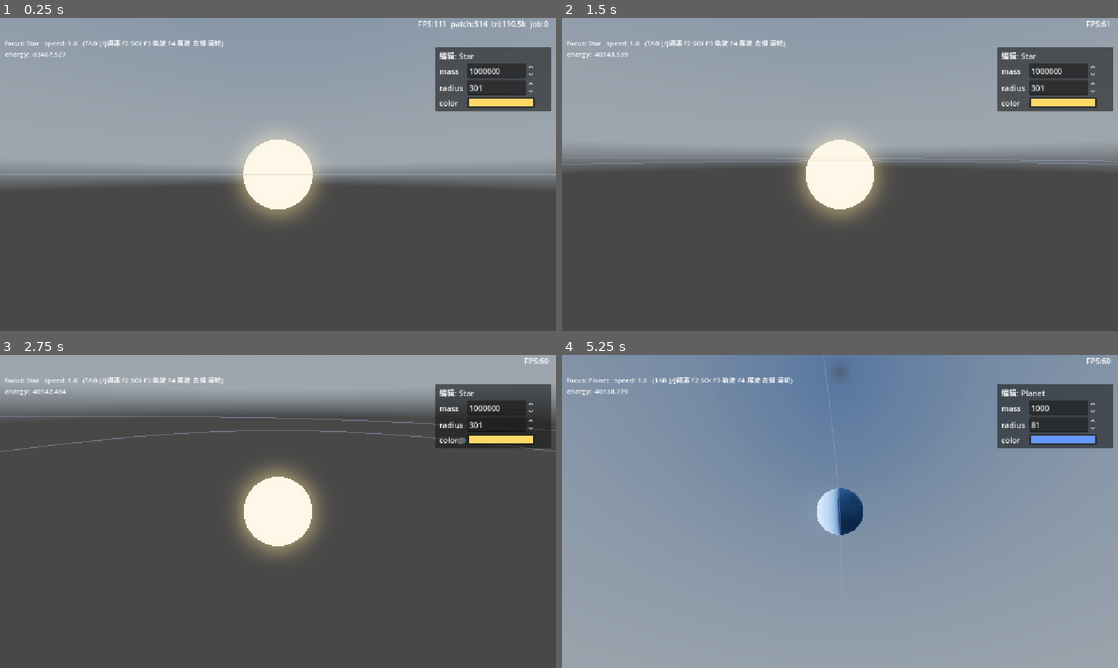
Above: before the commit, frames 1-4 (two rows, left to right).
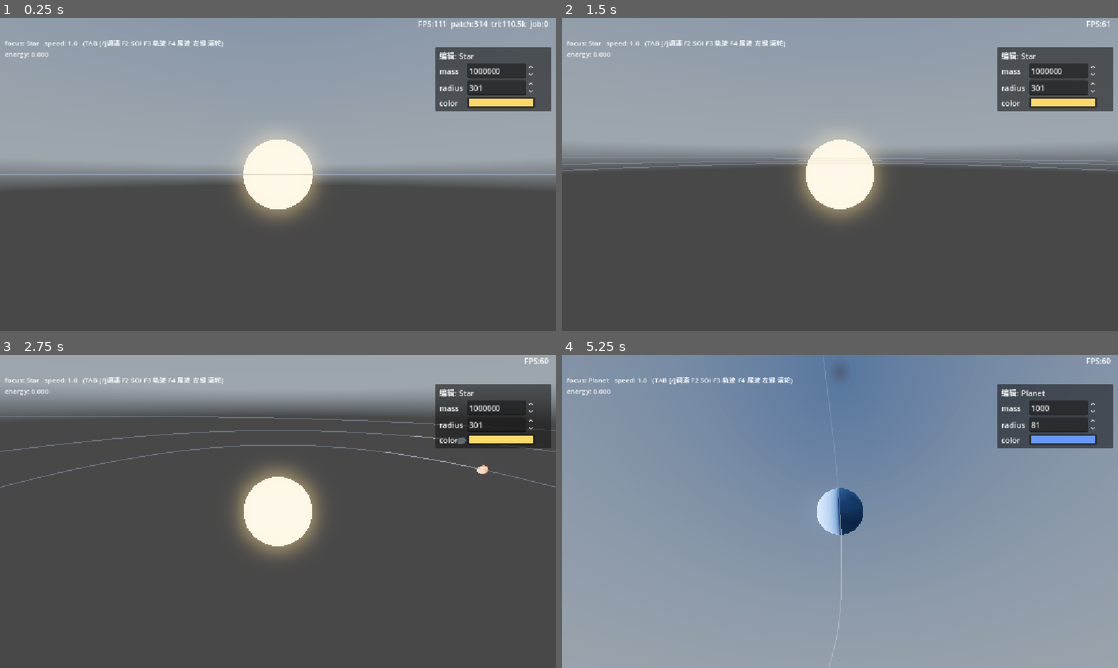
Above: after the commit, the same moments.

Repository: xiaobaibaix/stellar_era_godot
Game: Godot game, scene res://scenes/main.tscn
The game is run twice, just before and just after one commit, with the same random seed, the same clock (stepped at 60 frames per second) and the same inputs. A sky picture missing from this copy of the repository is replaced by a grey-blue gradient.
Inputs (mouse positions are in pixels of both pictures, inside the frame that each line leads up to):
- Up to frame 1 (0.25 s): no input
- Up to frame 2 (1.5 s): tap Enter at 0.5 s; move the mouse to (962, 158) at 0.52 s; hold D 0.53-1.25 s; hold Q 0.53-1.25 s; click (962, 158) at 0.67 s; tap Space at 0.77, 1.25 s; drag from (728, 190) to (812, 237) at 1.27 s
- Up to frame 3 (2.75 s): move the mouse to (333, 442) at 2.02 s; hold D from 2.03 s (still down); tap Shift at 2.1 s
- Up to frame 4 (5.25 s): release D at 2.75 s; drag from (812, 574) to (673, 464) at 2.77 s; move the mouse to (1006, 558) at 3.52 s; hold A 3.53-4.25 s; tap Enter at 3.6, 4.25 s; tap Space at 3.77 s; drag from (673, 464) to (756, 433) at 4.27 s; move the mouse to (867, 511) at 5.02 s; hold S from 5.03 s (still down); tap Tab at 5.1 s; click (867, 511) at 5.17 s

The runs differ from the first frame. In frame 1, less than 0.1% of the frame differs, in the area x 5-12%, y 10-13%; in frame 2, 0.3%; in frame 3, 0.5%, in the area x 0-100%, y 10-43%; in frame 4, 0.2%.

Commit message:
修复：单恒星系导致的轨迹闪烁问题

Diff:
--- a/celestial_system.gd
+++ b/celestial_system.gd
@@ -514,9 +514,9 @@
 	var px: float = cur._bcx + pb.px
 	var py: float = cur._bcy + pb.py
 	var pz: float = cur._bcz + pb.pz
+	# 上抛/捕获统一等势面 η + IN/OUT 迟滞 + NaN 防御(见 _resolve_desired_owner 注释)。
 	if cur.dominant != null and cur.parent_system != null and cur._hill_radius > 0.0:
-		var de: float = _dist3(px, py, pz, cur.dominant._wx, cur.dominant._wy, cur.dominant._wz)
-		if de > cur._hill_radius * _SOI_HYSTERESIS_OUT:
+		if _escaped_from(cur, px, py, pz):
 			return _capture_descend(cur.parent_system, px, py, pz, sub)
 	return _capture_descend(cur, px, py, pz, sub)
 
@@ -529,9 +529,10 @@
 	var px: float = c._wx
 	var py: float = c._wy
 	var pz: float = c._wz
+	# 上抛/捕获统一等势面 η + IN/OUT 迟滞(死区 η∈[0.9,1.1] 不翻转, 防 reparent 震荡闪烁)。
+	# _escaped_from 含 NaN 防御: 物理发散时不上抛, 斩断 NaN→翻转恶性循环。
 	if cur.parent_system != null and cur.dominant != null and cur._hill_radius > 0.0:
-		var de: float = _dist3(px, py, pz, cur.dominant._wx, cur.dominant._wy, cur.dominant._wz)
-		if de > cur._hill_radius * _SOI_HYSTERESIS_OUT:
+		if _escaped_from(cur, px, py, pz):
 			return _capture_descend(cur.parent_system, px, py, pz)
 	return _capture_descend(cur, px, py, pz)
 
@@ -548,7 +549,7 @@
 		for sub in s.child_systems:
 			if sub == exclude or sub.dominant == null or sub._hill_radius <= 0.0:
 				continue
-			if _inside_potential_surface(sub, px, py, pz):
+			if _inside_potential_surface(sub, px, py, pz, _SOI_HYSTERESIS_IN):
 				nxt = sub
 				break
 		if nxt == null:
@@ -629,17 +630,20 @@
 # 判定: 有 dominant 且非顶层的系统, 其子系统到 dominant 距离 > 本系统 Hill → 上抛到父。
 func _collect_initial_moves(sys: CelestialSystem, moves: Array) -> void:
 	if sys.dominant != null and sys.parent_system != null and sys._hill_radius > 0.0 and sys.dominant.body != null:
-		for sub in sys.child_systems:
-			if not sys.child_proxy.has(sub):
-				continue
-			var pb: Body = sys.child_proxy[sub]
-			var db: Body = sys.dominant.body
-			var dx: float = pb.px - db.px
-			var dy: float = pb.py - db.py
-			var dz: float = pb.pz - db.pz
-			var sdist: float = sqrt(dx * dx + dy * dy + dz * dz)
-			if sdist > sys._hill_radius:
-				moves.append({"sub": sub, "from": sys, "to": sys.parent_system})
+		# 与 _escaped_from 一致: 逃逸目标是单成员空群(无 dominant, sys.hill≈0 无意义) → 不上抛。
+		var par := sys.parent_system
+		if not (par.dominant == null and par.child_systems.size() <= 1):
+			for sub in sys.child_systems:
+				if not sys.child_proxy.has(sub):
+					continue
+				var pb: Body = sys.child_proxy[sub]
+				var db: Body = sys.dominant.body
+				var dx: float = pb.px - db.px
+				var dy: float = pb.py - db.py
+				var dz: float = pb.pz - db.pz
+				var sdist: float = sqrt(dx * dx + dy * dy + dz * dz)
+				if sdist > sys._hill_radius:
+					moves.append({"sub": sub, "from": sys, "to": sys.parent_system})
 	for sub in sys.child_systems:
 		_collect_initial_moves(sub, moves)
 
@@ -777,7 +781,7 @@
 
 # 多体势面归属判定(替代写死的 Roche 椭球): P 在 sub.dominant 的 SOI 内 ⇔ max_η < 1。
 # 无其他 dominant → 退化球(Hill×IN)。签名同旧 _inside_roche_ellipse, _capture_descend 不用改逻辑。
-func _inside_potential_surface(sub: CelestialSystem, px: float, py: float, pz: float) -> bool:
+func _inside_potential_surface(sub: CelestialSystem, px: float, py: float, pz: float, eta_thresh: float = 1.0) -> bool:
 	var T: Celestial = sub.dominant
 	if T == null:
 		return false
@@ -787,9 +791,42 @@
 		var dx: float = px - T._wx
 		var dy: float = py - T._wy
 		var dz: float = pz - T._wz
-		var r_in: float = sub._hill_radius * _SOI_HYSTERESIS_IN
+		var r_in: float = sub._hill_radius * eta_thresh
 		return (dx * dx + dy * dy + dz * dz) < r_in * r_in
-	return _max_perturbation_ratio(T, sources, px, py, pz) < 1.0
+	return _max_perturbation_ratio(T, sources, px, py, pz) < eta_thresh
+
+
+# P 是否已逃出 sys 引力作用区(η ≥ OUT 阈值), 用于触发上抛。
+# NaN 防御: 物理发散时 η/位置/hill 会变 NaN —— 此时视为"未逃逸"(false), 不触发 reparent,
+# 斩断 "NaN→误判上抛→reparent 速度换算出错→更多 NaN→翻转闪烁" 恶性循环。
+# (η<IN 的捕获侧 _inside_potential_surface 对 NaN 同样返回 false=不下钻, 保守安全。)
+func _escaped_from(sys: CelestialSystem, px: float, py: float, pz: float) -> bool:
+	var T: Celestial = sys.dominant
+	if T == null:
+		return false
+	var parent: CelestialSystem = sys.parent_system
+	if parent == null:
+		return false   # 顶层不往上抛
+	# 逃逸目标是"无 dominant 的群": 仅当群是多体(>1 子系统)才有逃逸意义(双星 Roche lobe)。
+	# 单成员退化群(如空群包单恒星系, sys.hill≈0 无意义) → 不逃逸, 子天体留原系统, 避免震荡。
+	if parent.dominant == null and parent.child_systems.size() <= 1:
+		return false
+	var hill: float = sys._hill_radius
+	if is_nan(hill) or hill <= 0.0:
+		return false
+	var sources: Array[Celestial] = []
+	_collect_perturbers(sys, sources)
+	if sources.is_empty():
+		var dx: float = px - T._wx
+		var dy: float = py - T._wy
+		var dz: float = pz - T._wz
+		if is_nan(dx) or is_nan(dy) or is_nan(dz):
+			return false
+		return sqrt(dx * dx + dy * dy + dz * dz) >= hill * _SOI_HYSTERESIS_OUT
+	var eta: float = _max_perturbation_ratio(T, sources, px, py, pz)
+	if is_nan(eta):
+		return false
+	return eta >= _SOI_HYSTERESIS_OUT
 
 
 # sys 的顶层系统(沿 parent_system 上溯到无父)。视觉椭球找群质心方向用。
--- a/scenes/main.tscn
+++ b/scenes/main.tscn
@@ -148,28 +148,28 @@
 omni_range = 20000.0
 omni_attenuation = -0.1
 
-[node name="Planet1" parent="CelestialSystem/CelestialSystem1" unique_id=512211728 instance=ExtResource("8_tipki")]
+[node name="PlanetSystem1" parent="CelestialSystem/CelestialSystem1" unique_id=512211728 instance=ExtResource("8_tipki")]
 transform = Transform3D(1, 0, 0, 0, 1, 0, 0, 0, 1, 6000, 0, 0)
 
-[node name="Planet" parent="CelestialSystem/CelestialSystem1/Planet1" unique_id=1378551634 instance=ExtResource("9_cel")]
+[node name="Planet" parent="CelestialSystem/CelestialSystem1/PlanetSystem1" unique_id=1378551634 instance=ExtResource("9_cel")]
 mass = 1000.0
 radius = 80.0
 color = Color(0.4, 0.6, 1, 1)
 is_dominant = true
 
-[node name="MoonSystem" parent="CelestialSystem/CelestialSystem1/Planet1" unique_id=1785284761 instance=ExtResource("8_tipki")]
+[node name="MoonSystem" parent="CelestialSystem/CelestialSystem1/PlanetSystem1" unique_id=1785284761 instance=ExtResource("8_tipki")]
 
-[node name="Moon" parent="CelestialSystem/CelestialSystem1/Planet1/MoonSystem" unique_id=607143191 instance=ExtResource("9_cel")]
+[node name="Moon" parent="CelestialSystem/CelestialSystem1/PlanetSystem1/MoonSystem" unique_id=607143191 instance=ExtResource("9_cel")]
 transform = Transform3D(1, 0, 0, 0, 1, 0, 0, 0, 1, 300, 0, 0)
 mass = 5.0
 radius = 20.0
 type = "moon"
 color = Color(0.75, 0.75, 0.75, 1)
 
-[node name="Planet2" parent="CelestialSystem/CelestialSystem1" unique_id=689757741 instance=ExtResource("8_tipki")]
-transform = Transform3D(1, 0, 0, 0, 1, 0, 0, 0, 1, 10000, 0, 0)
+[node name="PlanetSystem2" parent="CelestialSystem/CelestialSystem1" unique_id=689757741 instance=ExtResource("8_tipki")]
+transform = Transform3D(1, 0, 0, 0, 1, 0, 0, 0, 1, 3206.5518, 0, 0)
 
-[node name="Planet" parent="CelestialSystem/CelestialSystem1/Planet2" unique_id=769974027 instance=ExtResource("9_cel")]
+[node name="Planet" parent="CelestialSystem/CelestialSystem1/PlanetSystem2" unique_id=769974027 instance=ExtResource("9_cel")]
 mass = 800.0
 radius = 60.0
 color = Color(0.9, 0.5, 0.3, 1)
